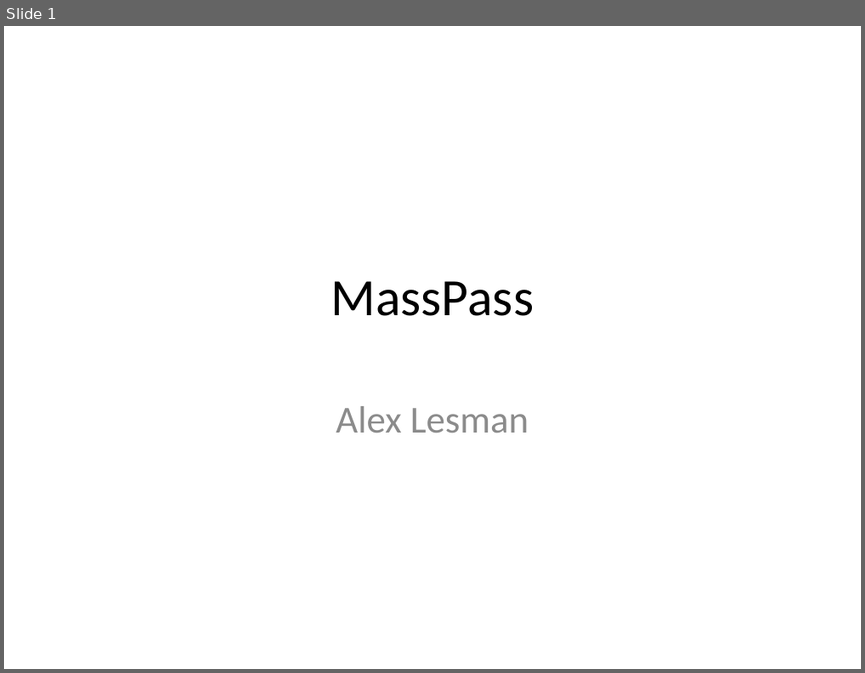
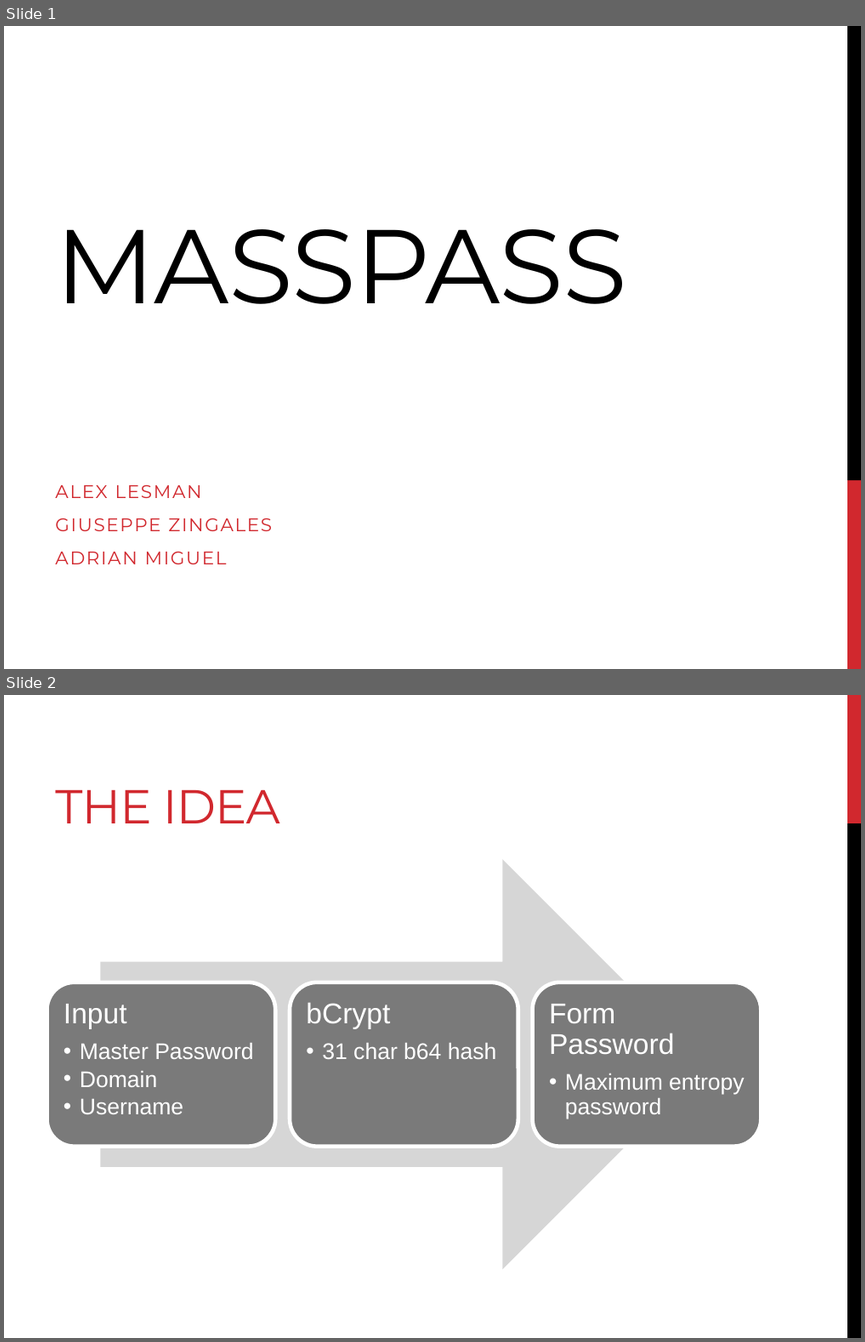
Before and after one commit to zingales/MassPass, a slide deck: MassPass.pptx. Shown one above the other, each under a label of ours: slide 1 before the commit, slides 1 and 2 after it. The pictures are 865x673 and 865x1342 pixels, drawn with LibreOffice and Linux fonts; fonts in the diff are those of the drawing. Boxes give left, top, right and bottom in pixels: in the first picture for what was removed or moved away, otherwise in the second. Text is boxed around its words. In the diff, an @@ line names an element or a change of style, - is before the commit and + after.

```diff
--- a/MassPass.pptx
+++ b/MassPass.pptx
@@ slide 2 added at [4,695,861,1338], background #FFFFFF @@
@@ rectangle added at [847,695,861,823], fill #D1282E @@
@@ title added at [55,789,280,823], 40 pt, text #D1282E @@
+THE IDEA
@@ rectangle added at [847,823,861,1338], fill #000000 @@
@@ group added at [46,860,761,1269]: 3 rounded rectangles, 3 texts, 1 right arrow @@
+Input
+  •• Master Password
+  •• Domain
+  •• Username
+bCrypt
+  •• 31 char b64 hash
+Form Password
+  •• Maximum entropy password
@@ slide 1 changed as well @@
@@ rectangle added at [847,26,861,480], fill #000000 @@
@@ title at [55,229,626,304]: text changed; size 44 to 88 pt; font Calibri to Montserrat @@
-MassPass
+MASSPASS
@@ subtitle at [55,484,272,564]: text changed; size 32 to 15.4 pt; font Calibri to Montserrat; text colour #8C8C8C to #D1282E @@
-Alex Lesman
+ALEX LESMAN
+GIUSEPPE ZINGALES
+ADRIAN MIGUEL
@@ rectangle added at [847,480,861,669], fill #D1282E @@
```
Also in this commit, not shown: 1 other slide changed, 6 other slides added, 6 slides removed, 1 other file.
